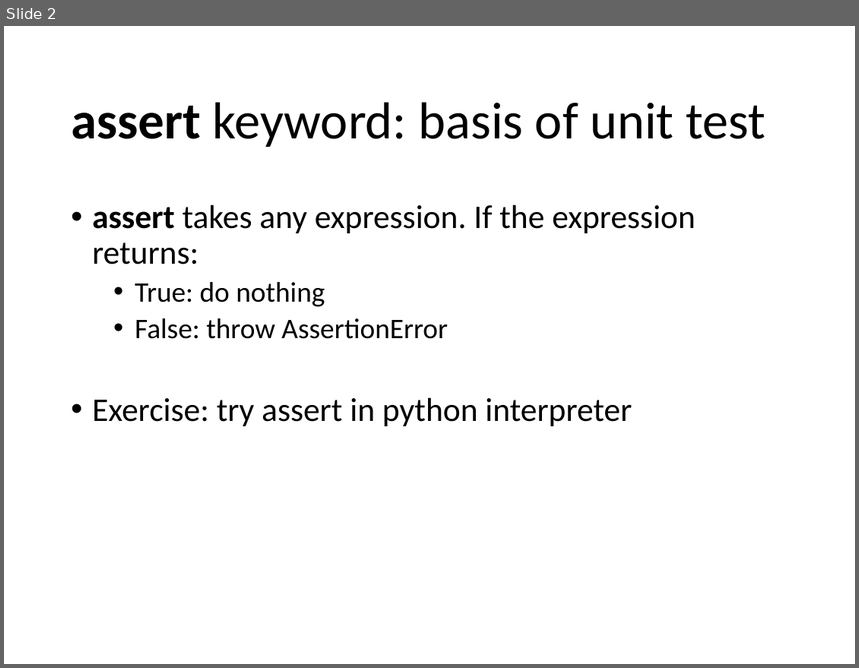
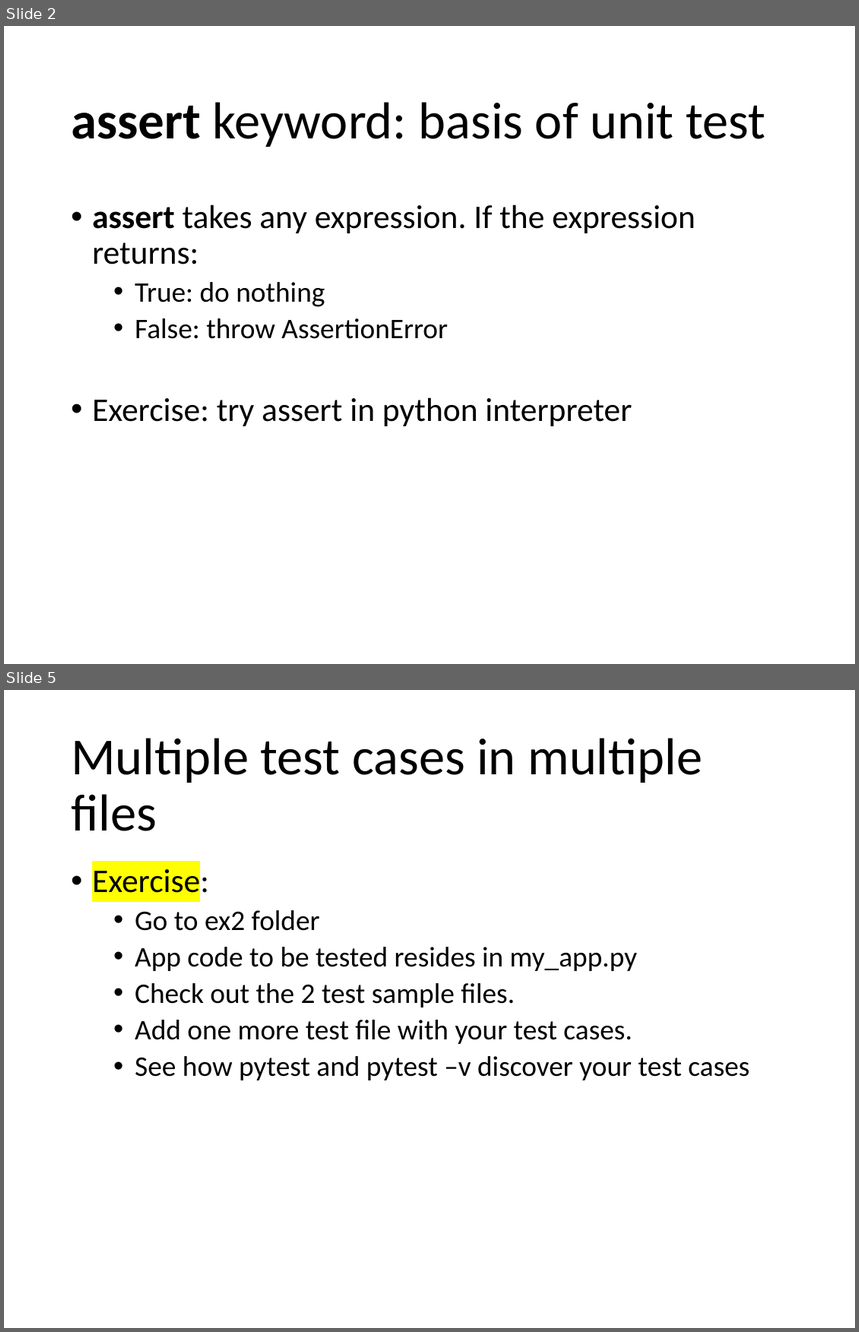
Before and after one commit to Chao-Jen/pytest_workshop, a slide deck: slides/Unit Test with Pytest.pptx. Shown one above the other, each under a label of ours: slide 2 before the commit, slides 2 and 5 after it; the slides between them are not shown. The pictures are 859x668 and 859x1332 pixels, drawn with LibreOffice and Linux fonts; fonts in the diff are those of the drawing. Boxes give left, top, right and bottom in pixels: in the first picture for what was removed or moved away, otherwise in the second. Text is boxed around its words. In the diff, an @@ line names an element or a change of style, - is before the commit and + after.

```diff
--- a/slides/Unit Test with Pytest.pptx
+++ b/slides/Unit Test with Pytest.pptx
@@ slide 5 added at [4, 690, 855, 1328], background #FFFFFF @@
@@ title added at [71, 738, 702, 831], 44 pt, text #000000 @@
+Multiple test cases in multiple files
@@ text added at [92, 865, 750, 1081], 24 pt, text #000000 @@
+• Exercise:
+  • Go to ex2 folder
+  • App code to be tested resides in my_app.py
+  • Check out the 2 test sample files.
+  • Add one more test file with your test cases.
+  • See how pytest and pytest –v discover your test cases
```
Also in this commit, not shown: 2 slides changed, 2 other slides added.
